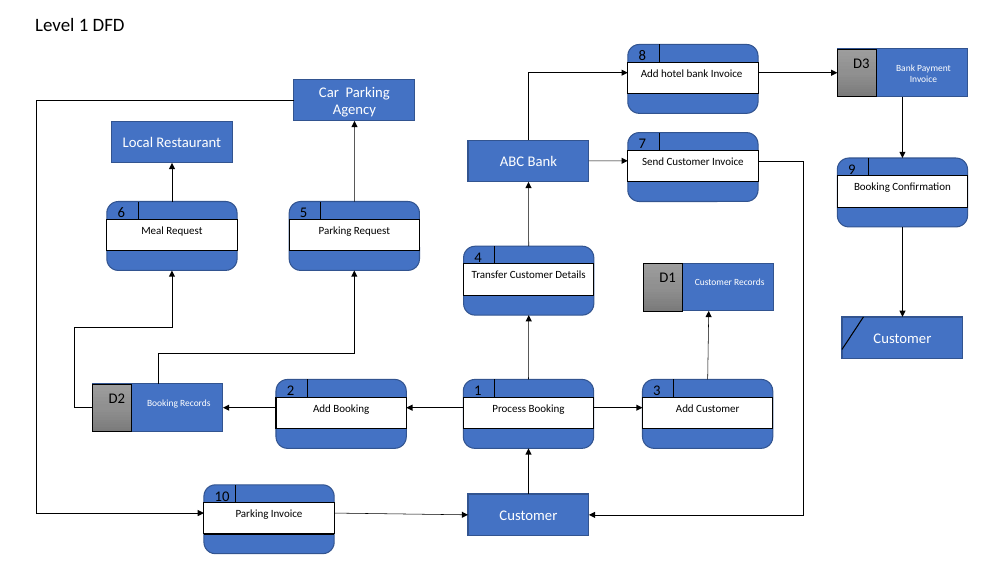
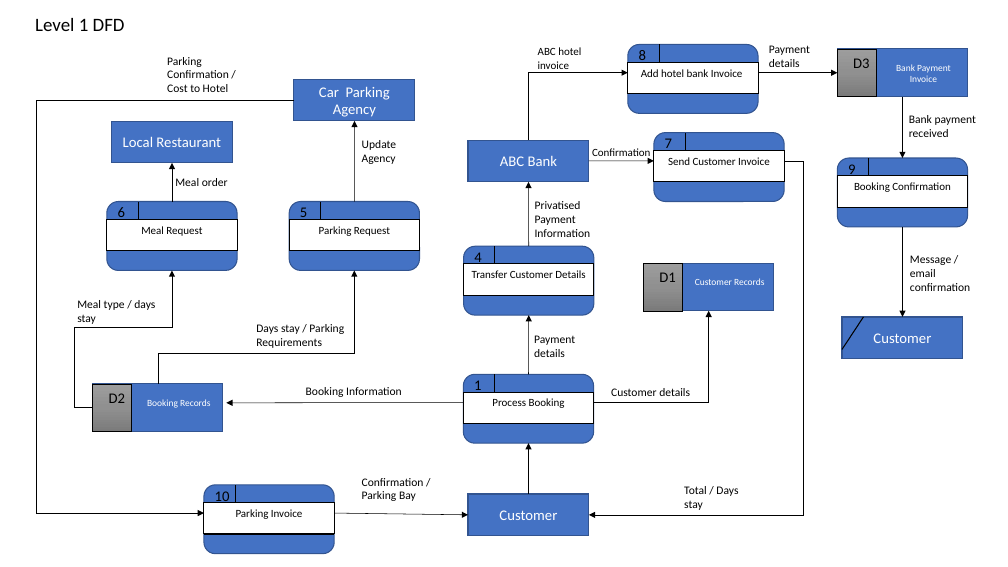
Before and after one commit to sheldyso/Database-implementation-project, a slide deck: slide 2 of Data Pipeline DFD's.pptx. Drawn at 1008x567 pixels with LibreOffice and Linux fonts; fonts in the diff are those of the drawing. Boxes give left, top, right and bottom in pixels: in the first picture for what was removed or moved away, otherwise in the second. Text is boxed around its words. In the diff, an @@ line names an element or a change of style, - is before the commit and + after.

```diff
--- a/Data Pipeline DFD's.pptx
+++ b/Data Pipeline DFD's.pptx
@@ text added at (167, 57, 229, 92), 11 pt, text #000000 @@
+Parking Confirmation / Cost to Hotel
@@ text added at (538, 47, 581, 69), 10.5 pt, text #000000 @@
+ABC hotel invoice
@@ text added at (769, 45, 810, 67), 11 pt, text #000000 @@
+Payment details
@@ text added at (909, 115, 976, 137), 11 pt, text #000000 @@
+Bank payment received
@@ text added at (362, 140, 397, 164), 11 pt, text #000000 @@
+Update Agency
@@ text added at (592, 148, 650, 159), 10.5 pt, text #000000 @@
+Confirmation
@@ text added at (175, 178, 228, 186), 11 pt, text #000000 @@
+Meal order
@@ elbow arrow moved from (758, 161) - (589, 515) to (784, 161) - (589, 515) @@
@@ arrow moved from (589, 161) - (628, 161) to (589, 161) - (654, 161) @@
@@ text added at (535, 201, 591, 237), 11 pt, text #000000 @@
+Privatised Payment Information
@@ 3 lines, 2 texts, 1 rounded rectangle, 1 rectangle: place and size @@
-3 lines, 2 texts, 1 rounded rectangle, 1 rectangle at (628, 132, 758, 201)
+3 lines, 2 texts, 1 rounded rectangle, 1 rectangle at (654, 132, 784, 201)
@@ text added at (910, 255, 970, 291), 11 pt, text #000000 @@
+Message / email confirmation
@@ text added at (77, 300, 155, 324), 11 pt, text #000000 @@
+Meal type / days stay
@@ text added at (256, 324, 344, 348), 11 pt, text #000000 @@
+Days stay / Parking Requirements
@@ arrow moved from (529, 380) - (529, 315) to (529, 374) - (529, 315) @@
@@ elbow arrow added from (594, 402) to (709, 311), #000000 0.5 pt @@
@@ arrow removed from (708, 380) to (709, 311) @@
@@ text added at (534, 335, 575, 357), 11 pt, text #000000 @@
+Payment details
@@ group removed at (276, 380, 406, 448): 2 lines, 1 rounded rectangle, 1 rectangle, 1 text @@
-2
@@ text at (306, 387, 402, 397): text changed; size 10.5 to 11 pt @@
-Add Booking
+Booking Information
@@ 3 lines, 2 texts, 1 rectangle, 1 rounded rectangle: place and size @@
-3 lines, 2 texts, 1 rectangle, 1 rounded rectangle at (464, 380, 594, 448)
+3 lines, 2 texts, 1 rectangle, 1 rounded rectangle at (464, 374, 594, 443)
@@ text at (611, 388, 690, 396): text changed; size 10.5 to 11 pt @@
-Add Customer
+Customer details
@@ group removed at (643, 380, 773, 448): 3 lines, 1 rounded rectangle, 1 rectangle, 1 text @@
-3
@@ arrow removed from (276, 408) to (223, 408) @@
@@ line moved from (276, 397) - (406, 397) to (464, 402) - (226, 403) @@
@@ line (464, 402) - (226, 403): line to arrow @@
@@ arrow removed from (464, 408) to (406, 408) @@
@@ arrow removed from (594, 408) to (643, 408) @@
@@ arrow moved from (529, 494) - (529, 448) to (529, 494) - (529, 443) @@
@@ text added at (362, 478, 424, 501), 11 pt, text #000000 @@
+Confirmation / Parking Bay
@@ text added at (684, 486, 738, 510), 11 pt, text #000000 @@
+Total / Days stay
```
Also in this commit, not shown: 1 other slide changed, 11 other files.
